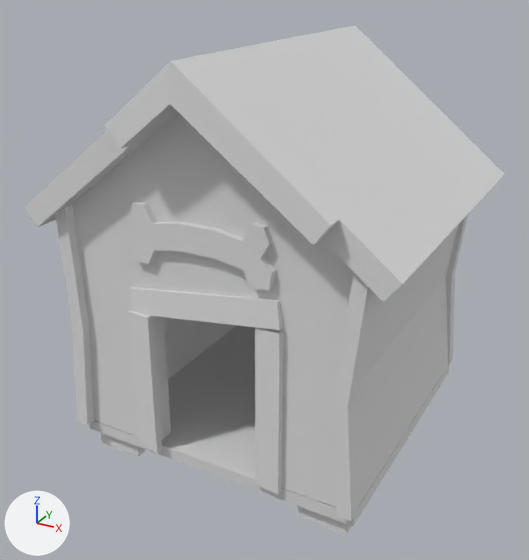
Two versions of the glTF model public/models/shed-dog.glb, one commit apart.
Both versions are drawn from a camera (50 mm lens) standing at (0.945, -1.836, 1.386) and looking at (-0.02, -0.08, 0.508). Arrows for +X, +Y and +Z are at lower left; the lights stay in place. Where no turn or scale is listed for an object, it has been applied to the vertices.

Names of what the first picture shows: 'shed-dog'.
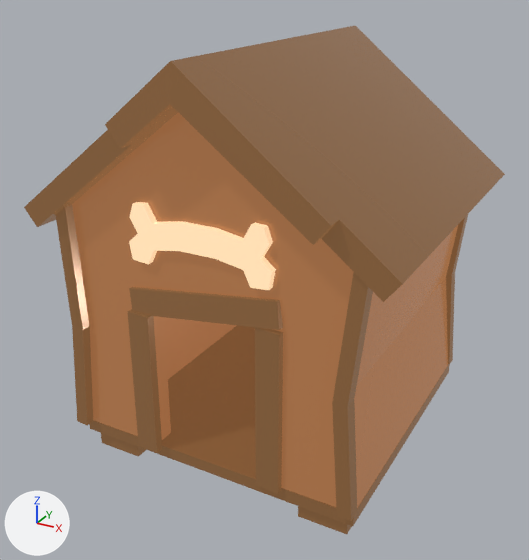
Boxes [x1, y1, x2, y2] around the edits, measured in the pictures (529 x 560 px):
'shed-dog', recoloured (grey to brown)
    both: [24, 25, 505, 534]

Diff of the bpy script that builds the scene:
```diff
--- a/public/models/shed-dog.glb.py
+++ b/public/models/shed-dog.glb.py
@@ img_base @@
+img_base = load_image('base', '_unpacked/base', 1024, 1024, 'sRGB')
@@ mat_lowpoly_colors_001 @@
+mat_lowpoly_colors_001 = bpy.data.materials.new('LOWPOLY-COLORS.001')
+# uses the picture img_base
@@ me_shed_dog @@
 me_shed_dog.from_pydata(...)  # 218 vertices, 322 faces; spans x -0.526..0.529, y -0.54..0.489, z 0.0..1.188
-me_shed_dog.materials.append(mat_lowpoly_colors)  # white #e7e7e7
+me_shed_dog.materials.append(mat_lowpoly_colors_001)
```
